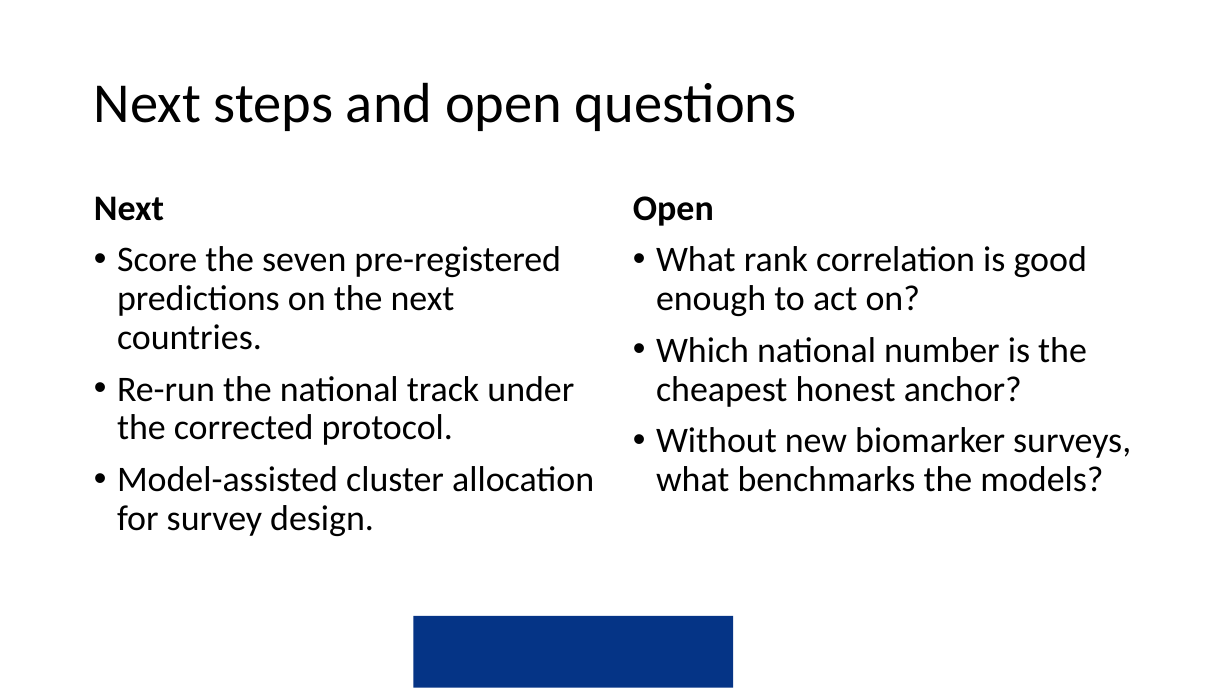
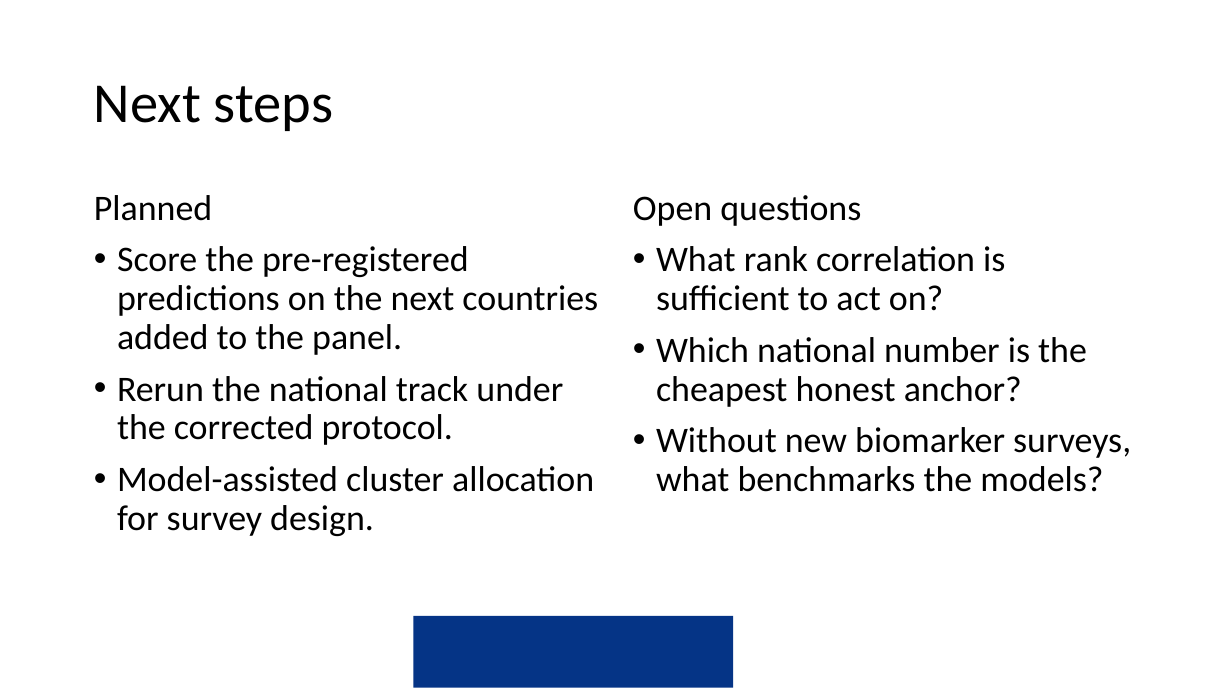
Before and after one commit to amertens/mn-prediction, a slide deck: slide 45 of docs/slides/MN-proxy-Ghana-presentation-2026-09.pptx (slide 40 before the commit). Drawn at 1232x693 pixels with LibreOffice and Linux fonts; fonts in the diff are those of the drawing; background and template pictures are left out. Boxes give left, top, right and bottom in pixels: in the first picture for what was removed or moved away, otherwise in the second. Text is boxed around its words. In the diff, an @@ line names an element or a change of style, - is before the commit and + after.

```diff
--- a/docs/slides/MN-proxy-Ghana-presentation-2026-09.pptx
+++ b/docs/slides/MN-proxy-Ghana-presentation-2026-09.pptx
@@ title at box(94, 85, 333, 131): text changed @@
-Next steps and open questions
+Next steps
@@ text at box(94, 195, 598, 445): text changed @@
-Next
-• Score the seven pre-registered predictions on the next countries.
-• Re-run the national track under the corrected protocol.
+Planned
+• Score the pre-registered predictions on the next countries added to the panel.
+• Rerun the national track under the corrected protocol.
@@ text at box(633, 195, 1005, 311): text changed @@
-Open
-• What rank correlation is good enough to act on?
+Open questions
+• What rank correlation is sufficient to act on?
```
Also in this commit, not shown: 19 other slides changed, 30 slides added, 20 slides removed, 7 other files.
